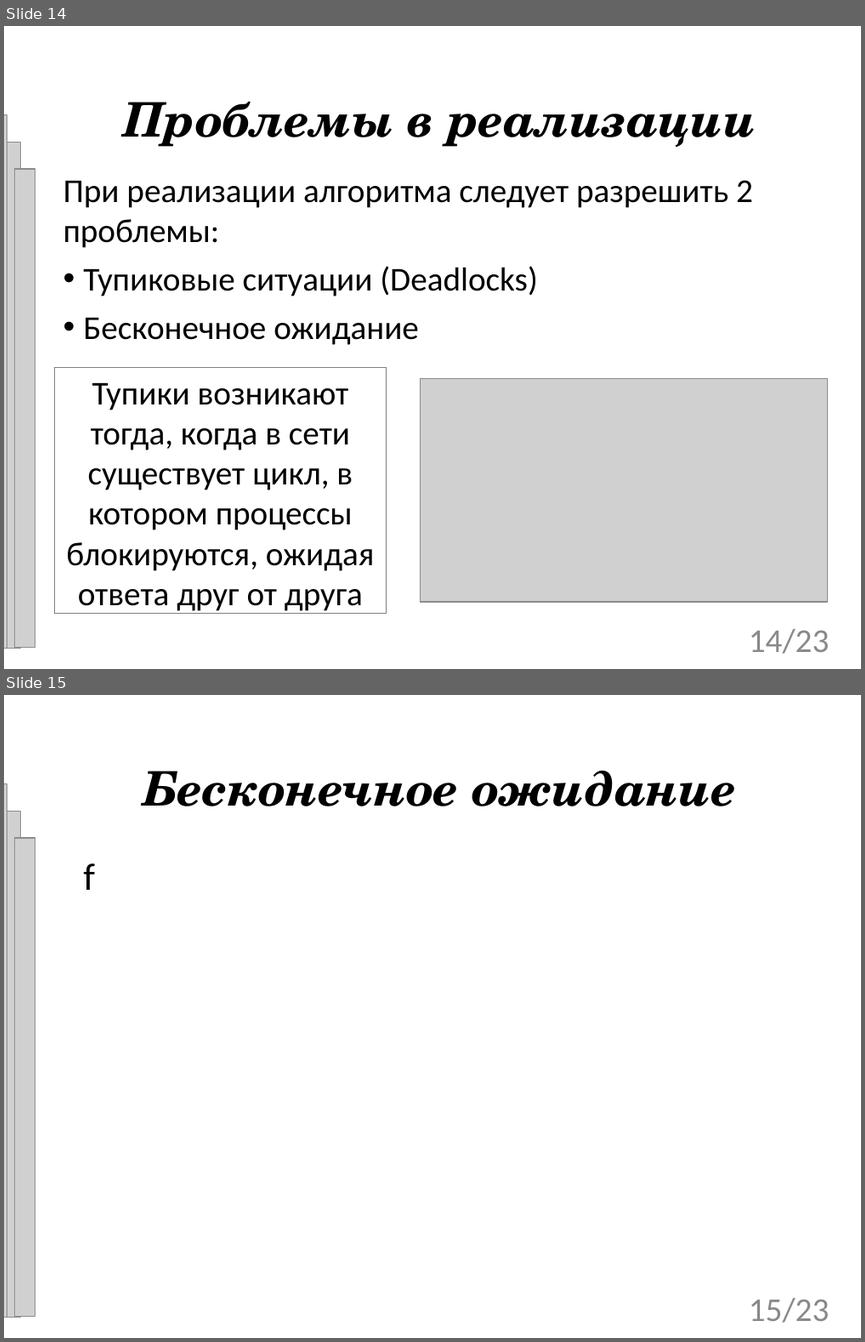
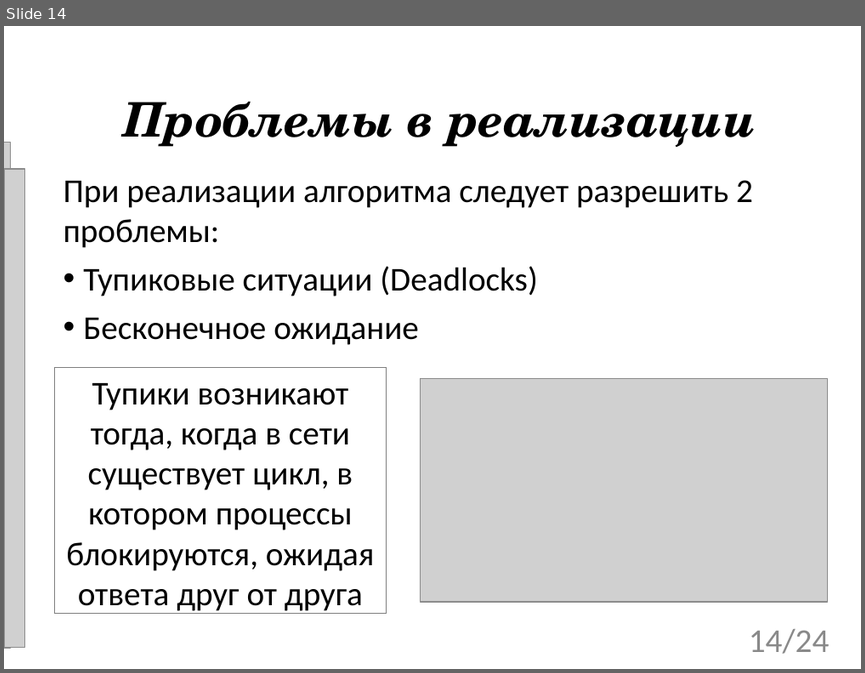
Before and after one commit to tom-trix/SynchAlgorithms, a slide deck: text/Mitrakov.ppt. Shown one above the other, each under a label of ours: slides 14 and 15 before the commit, slide 14 after it. The pictures are 865x1342 and 865x673 pixels, drawn with LibreOffice and Linux fonts; fonts in the diff are those of the drawing; grey boxes stand for pictures; background and template pictures are left out. Boxes give left, top, right and bottom in pixels: in the first picture for what was removed or moved away, otherwise in the second. Text is boxed around its words. In the diff, an @@ line names an element or a change of style, - is before the commit and + after.

```diff
--- a/text/Mitrakov.ppt
+++ b/text/Mitrakov.ppt
@@ slide 15 removed at [4,695,861,1338], background picture (left out) @@
@@ title removed at [143,770,736,806] @@
-Бесконечное ожидание
@@ picture removed at [4,784,7,1316] @@
@@ picture removed at [4,811,20,1316] @@
@@ picture removed at [14,838,35,1316] @@
@@ subtitle removed at [83,863,95,890] @@
-f
@@ page number removed at [749,1298,828,1322] @@
-15/23
@@ slide 14 changed as well @@
@@ picture removed at [4,115,7,647] @@
@@ picture: place and size @@
-picture at [4,142,20,647]
+picture at [4,142,10,647]
@@ picture: place and size @@
-picture at [14,169,35,647]
+picture at [4,169,24,647]
@@ page number at [749,629,828,653]: text changed @@
-14/23
+14/24
```
Also in this commit, not shown: 20 other slides changed, 3 slides added, 1 other slide removed.
